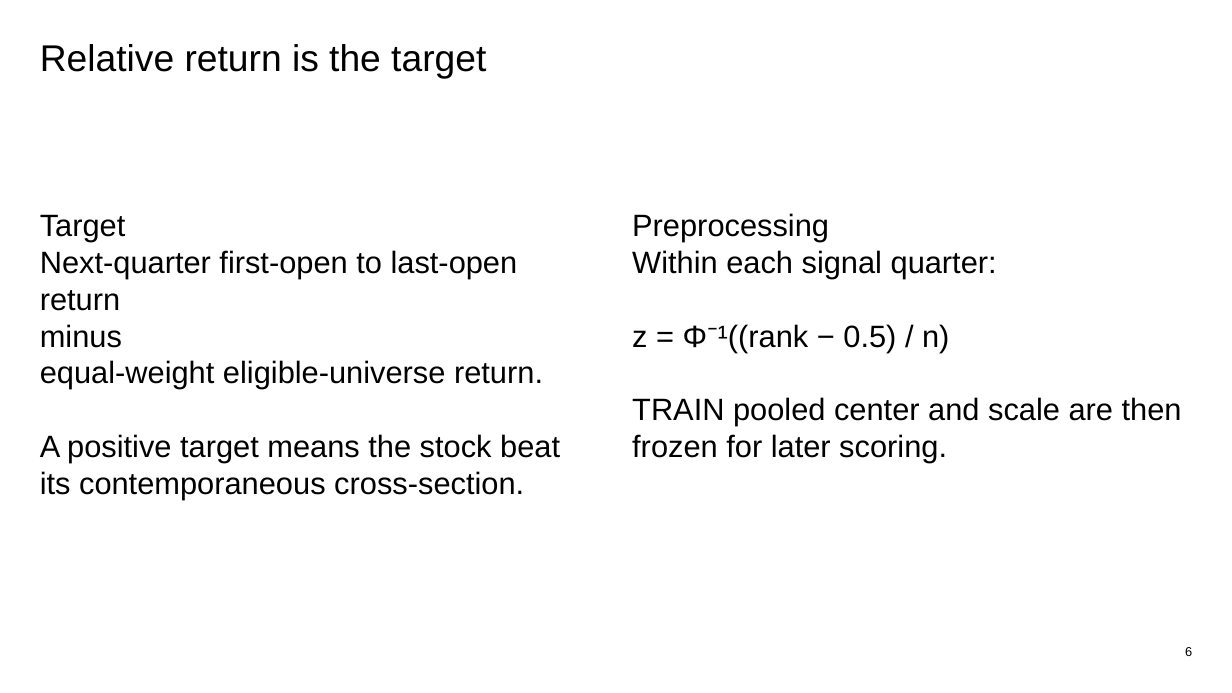
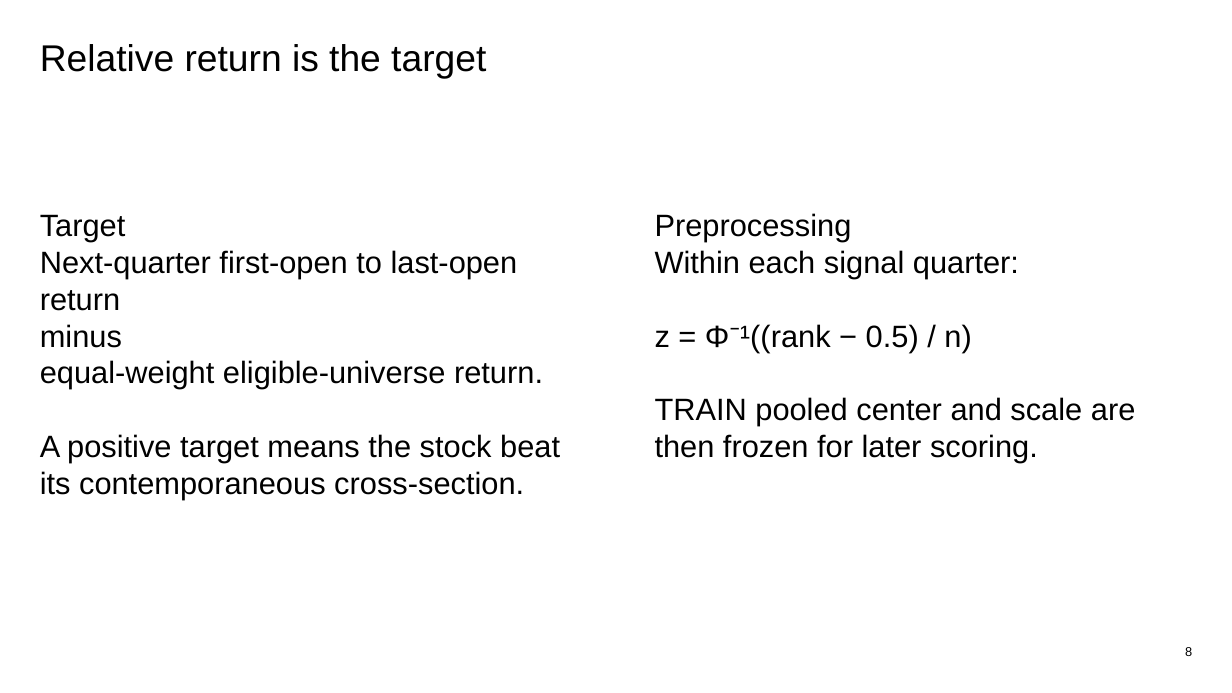
Before and after one commit to Francisc0Franc0/Time-Series-Modeling-Gen5, a slide deck: slide 8 of operator_hypothesis_lab/presentations/hyp_mom_04_1_regularized_trend_state_quartile_evidence.pptx (slide 6 before the commit). Drawn at 1232x693 pixels with LibreOffice and Linux fonts; fonts in the diff are those of the drawing. Boxes give left, top, right and bottom in pixels: in the first picture for what was removed or moved away, otherwise in the second. Text is boxed around its words. In the diff, an @@ line names an element or a change of style, - is before the commit and + after.

```diff
--- a/operator_hypothesis_lab/presentations/hyp_mom_04_1_regularized_trend_state_quartile_evidence.pptx
+++ b/operator_hypothesis_lab/presentations/hyp_mom_04_1_regularized_trend_state_quartile_evidence.pptx
@@ text "Preprocessing" rewrapped from [632, 213, 1182, 463] to [655, 213, 1136, 463] @@
```
Also in this commit, not shown: 10 other slides changed, 2 slides added, 1 other file.
